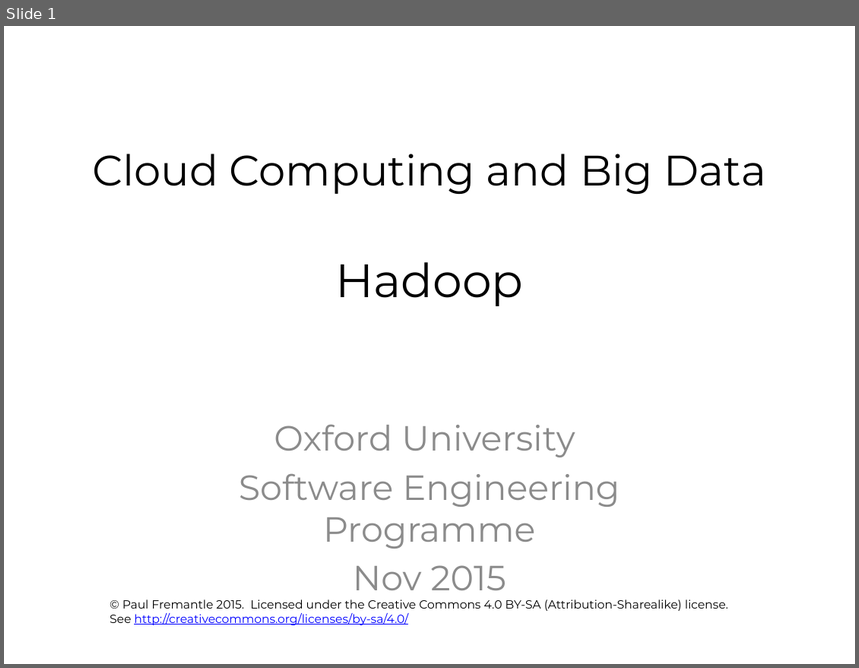
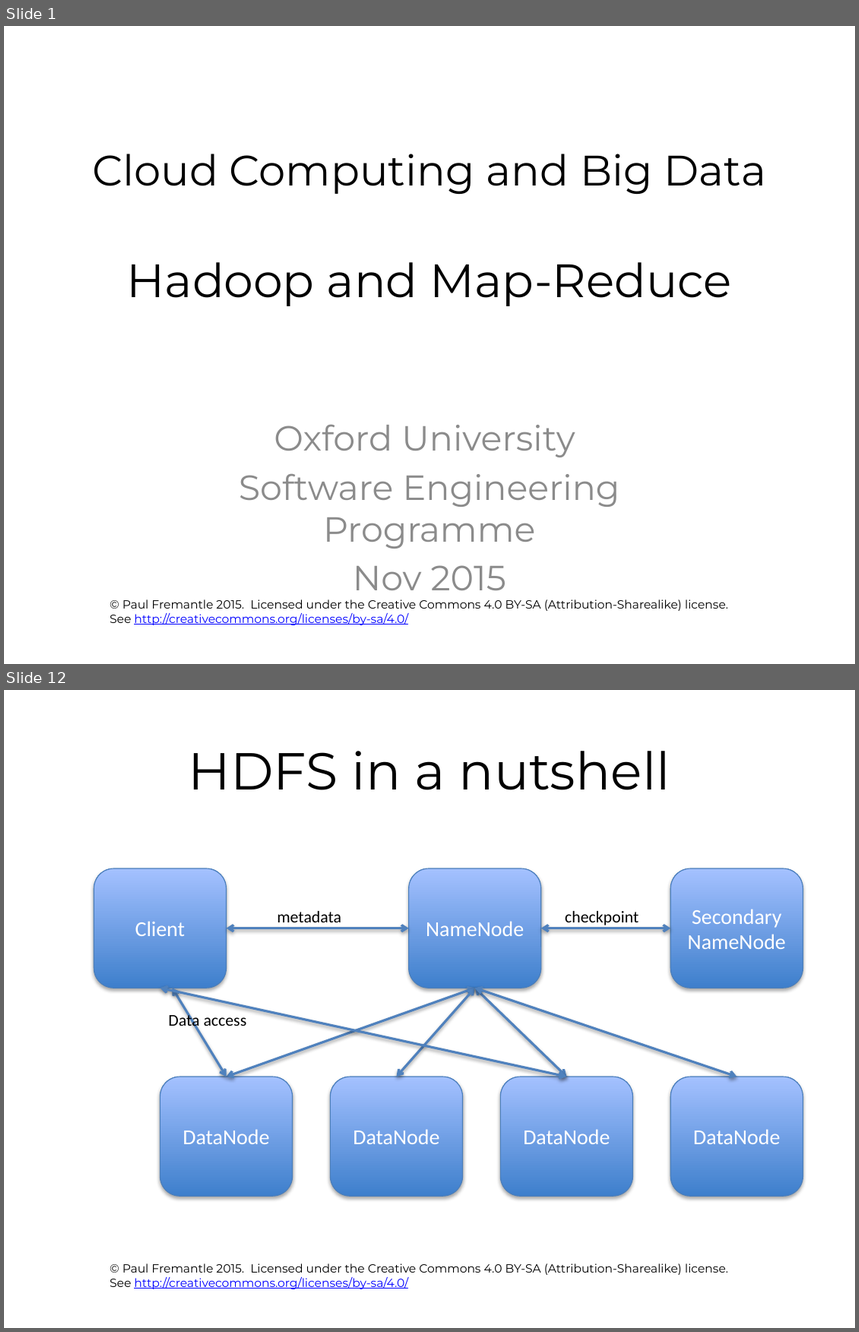
Before and after one commit to pzfreo/ox-clo, a slide deck: pres-source/05-hadoop.pptx. Shown one above the other, each under a label of ours: slide 1 before the commit, slides 1 and 12 after it; the slides between them are not shown. The pictures are 859x668 and 859x1332 pixels, drawn with LibreOffice and Linux fonts; fonts in the diff are those of the drawing; background and template pictures are left out. Boxes give left, top, right and bottom in pixels: in the first picture for what was removed or moved away, otherwise in the second. Text is boxed around its words. In the diff, an @@ line names an element or a change of style, - is before the commit and + after.

```diff
--- a/pres-source/05-hadoop.pptx
+++ b/pres-source/05-hadoop.pptx
@@ slide 12 added at (4,690,855,1328), background #FFFFFF; not listed: 1 template element that a slide beside it also shows @@
@@ title added at (188,751,671,790), 44 pt, text #000000 @@
+HDFS in a nutshell
@@ rounded rectangle added at (94,869,227,988), fill gradient #3F80CE to #A4C4FF, outline #4B7EBC 0.75 pt, 18 pt, text #FFFFFF @@
+Client
@@ rounded rectangle added at (409,869,542,988), fill gradient #3F80CE to #A4C4FF, outline #4B7EBC 0.75 pt, 18 pt, text #FFFFFF @@
+NameNode
@@ rounded rectangle added at (671,869,804,988), fill gradient #3F80CE to #A4C4FF, outline #4B7EBC 0.75 pt, 18 pt, text #FFFFFF @@
+Secondary
+NameNode
@@ text added at (277,911,341,928), 14 pt, text #000000 @@
+metadata
@@ text added at (565,911,639,928), 14 pt, text #000000 @@
+checkpoint
@@ double arrow added from (226, 929) to (409, 929), #4F81BD 2 pt @@
@@ double arrow added from (541, 929) to (671, 929), #4F81BD 2 pt @@
@@ double arrow added from (160, 988) to (566, 1078), #4F81BD 2 pt @@
@@ double arrow added from (173, 988) to (226, 1078), #4F81BD 2 pt @@
@@ double arrow added from (474, 988) to (226, 1078), #4F81BD 2 pt @@
@@ double arrow added from (474, 988) to (396, 1078), #4F81BD 2 pt @@
@@ double arrow added from (474, 988) to (566, 1078), #4F81BD 2 pt @@
@@ double arrow added from (474, 988) to (737, 1078), #4F81BD 2 pt @@
@@ text added at (168,1012,247,1031), 14 pt, text #000000 @@
+Data access
@@ rounded rectangle added at (160,1078,293,1196), fill gradient #3F80CE to #A4C4FF, outline #4B7EBC 0.75 pt, 18 pt, text #FFFFFF @@
+DataNode
@@ rounded rectangle added at (330,1078,463,1196), fill gradient #3F80CE to #A4C4FF, outline #4B7EBC 0.75 pt, 18 pt, text #FFFFFF @@
+DataNode
@@ rounded rectangle added at (500,1078,633,1196), fill gradient #3F80CE to #A4C4FF, outline #4B7EBC 0.75 pt, 18 pt, text #FFFFFF @@
+DataNode
@@ rounded rectangle added at (671,1078,804,1196), fill gradient #3F80CE to #A4C4FF, outline #4B7EBC 0.75 pt, 18 pt, text #FFFFFF @@
+DataNode
@@ slide 1 changed as well @@
@@ title at (92,154,767,306): text changed @@
-Cloud Computing and Big Data
-Hadoop
+Cloud Computing and Big Data
+Hadoop and Map-Reduce
```
Also in this commit, not shown: 26 other slides added, 1 slide removed, 1 other file.
